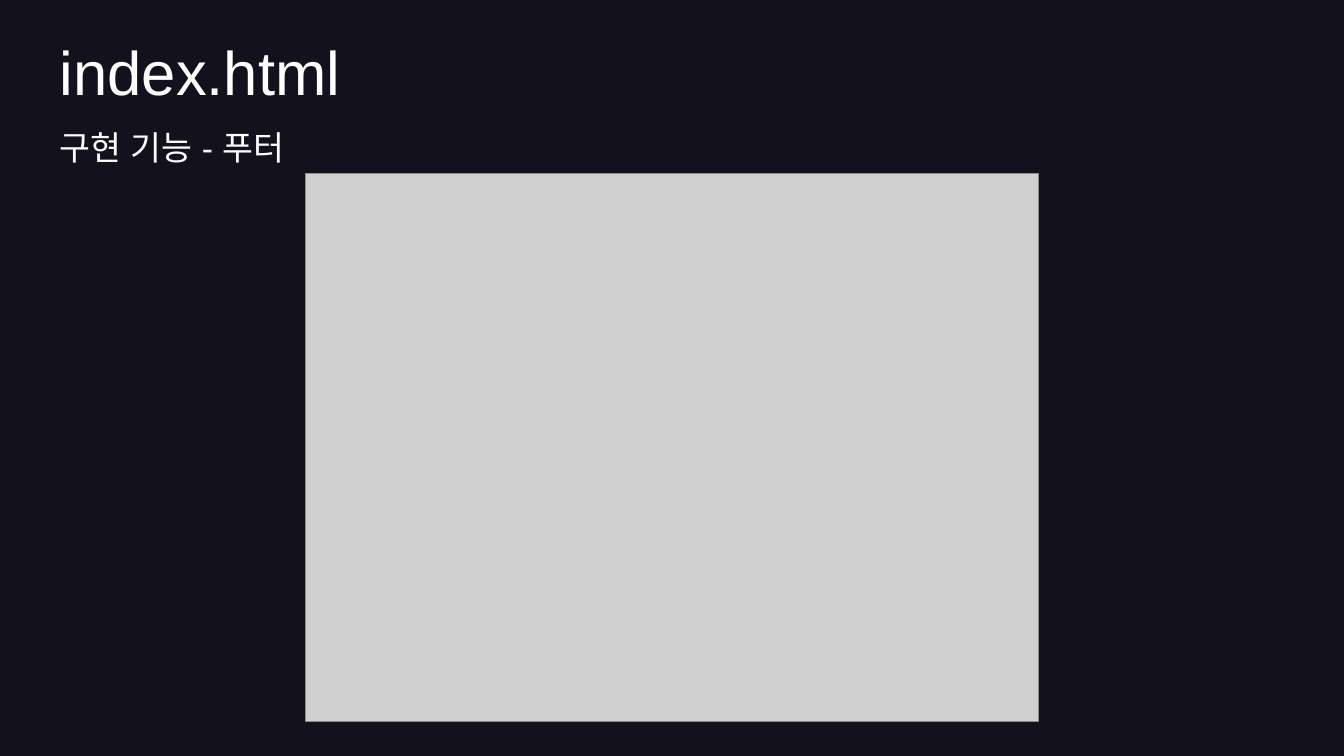
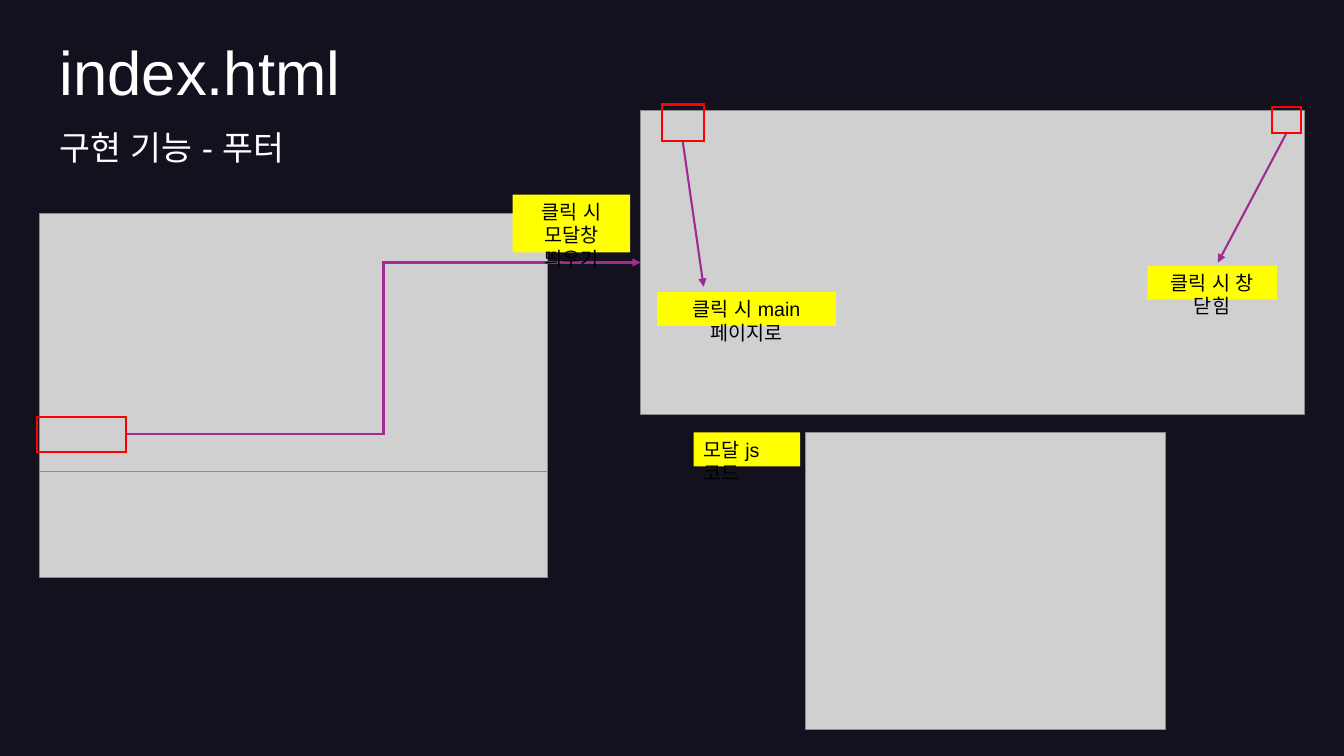
Before and after one commit to hyunkyumlee/FrontProject, a slide deck: slide 10 of 발표 자료/푸마_발표ppt.pptx. Drawn at 1344x756 pixels with LibreOffice and Linux fonts; fonts in the diff are those of the drawing; grey boxes stand for pictures. Boxes give left, top, right and bottom in pixels: in the first picture for what was removed or moved away, otherwise in the second. Text is boxed around its words. In the diff, an @@ line names an element or a change of style, - is before the commit and + after.

```diff
--- a/발표 자료/푸마_발표ppt.pptx
+++ b/발표 자료/푸마_발표ppt.pptx
@@ picture added at (641, 110, 1305, 414) @@
@@ rectangle added at (661, 105, 704, 141), outline #FF0000 1.5 pt @@
@@ rectangle added at (1272, 107, 1302, 133), outline #FF0000 1.5 pt @@
@@ arrow added from (683, 140) to (704, 287), #A02B93 1.5 pt @@
@@ arrow added from (1287, 133) to (1218, 262), #A02B93 1.5 pt @@
@@ picture removed at (306, 173, 1038, 722) @@
@@ rectangle added at (513, 195, 631, 252), fill #FFFF00, 14 pt, text #000000 @@
+클릭 시
+모달창 띄우기
@@ picture added at (39, 214, 547, 472) @@
@@ elbow arrow added from (126, 435) to (641, 262), #A02B93 1.5 pt @@
@@ rectangle added at (1147, 266, 1277, 300), fill #FFFF00, 14 pt, text #000000 @@
+클릭 시 창 닫힘
@@ rectangle added at (657, 292, 836, 327), fill #FFFF00, 14 pt, text #000000 @@
+클릭 시 main페이지로
@@ rectangle added at (36, 417, 126, 453), outline #FF0000 1.5 pt @@
@@ rectangle added at (694, 433, 801, 467), fill #FFFF00, 14 pt, text #000000 @@
+모달 js 코드
@@ picture added at (806, 433, 1166, 729) @@
@@ picture added at (39, 472, 547, 578) @@
```
Also in this commit, not shown: 2 other slides changed, 1 slide added, 9 other files.
